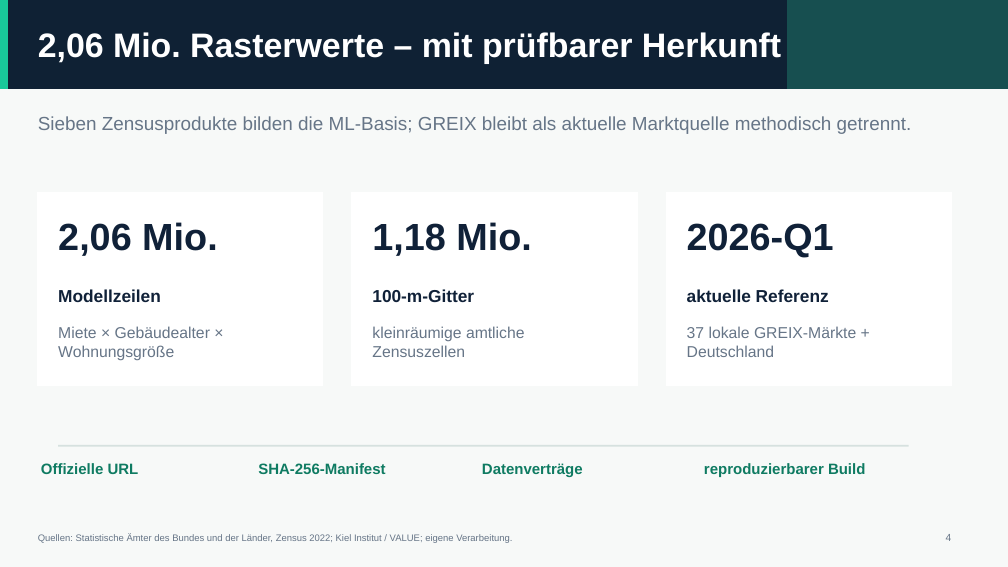
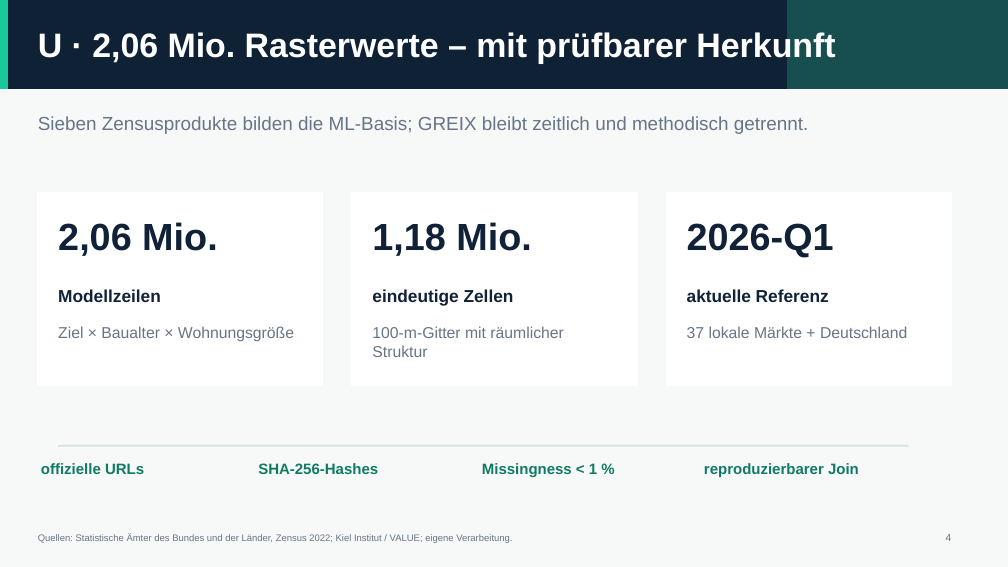
Before and after one commit to neleknaak-31/MietCheck, a slide deck: slide 4 of deliverables/MietCheck_Praesentation.pptx. Drawn at 1008x567 pixels with LibreOffice and Linux fonts; fonts in the diff are those of the drawing. Boxes give left, top, right and bottom in pixels: in the first picture for what was removed or moved away, otherwise in the second. Text is boxed around its words. In the diff, an @@ line names an element or a change of style, - is before the commit and + after.

```diff
--- a/deliverables/MietCheck_Praesentation.pptx
+++ b/deliverables/MietCheck_Praesentation.pptx
@@ text at (x1=38, y1=30, x2=835, y2=64): text changed @@
-2,06 Mio. Rasterwerte – mit prüfbarer Herkunft
+U · 2,06 Mio. Rasterwerte – mit prüfbarer Herkunft
@@ text at (x1=38, y1=116, x2=809, y2=134): text changed @@
-Sieben Zensusprodukte bilden die ML-Basis; GREIX bleibt als aktuelle Marktquelle methodisch getrennt.
+Sieben Zensusprodukte bilden die ML-Basis; GREIX bleibt zeitlich und methodisch getrennt.
@@ text at (x1=372, y1=289, x2=514, y2=306): text changed @@
-100-m-Gitter
+eindeutige Zellen
@@ text at (x1=58, y1=326, x2=294, y2=341): text changed @@
-Miete × Gebäudealter × Wohnungsgröße
+Ziel × Baualter × Wohnungsgröße
@@ text at (x1=372, y1=326, x2=563, y2=357): text changed @@
-kleinräumige amtliche Zensuszellen
+100-m-Gitter mit räumlicher Struktur
@@ text at (x1=687, y1=326, x2=907, y2=338): text changed @@
-37 lokale GREIX-Märkte + Deutschland
+37 lokale Märkte + Deutschland
@@ text at (x1=41, y1=463, x2=144, y2=474): text changed @@
-Offizielle URL
+offizielle URLs
@@ text at (x1=258, y1=463, x2=378, y2=474): text changed @@
-SHA-256-Manifest
+SHA-256-Hashes
@@ text at (x1=482, y1=463, x2=597, y2=477): text changed @@
-Datenverträge
+Missingness < 1 %
@@ text at (x1=704, y1=463, x2=859, y2=477): text changed @@
-reproduzierbarer Build
+reproduzierbarer Join
```
Also in this commit, not shown: 10 other slides changed, 4 slides added, 3 slides removed, 35 other files.
